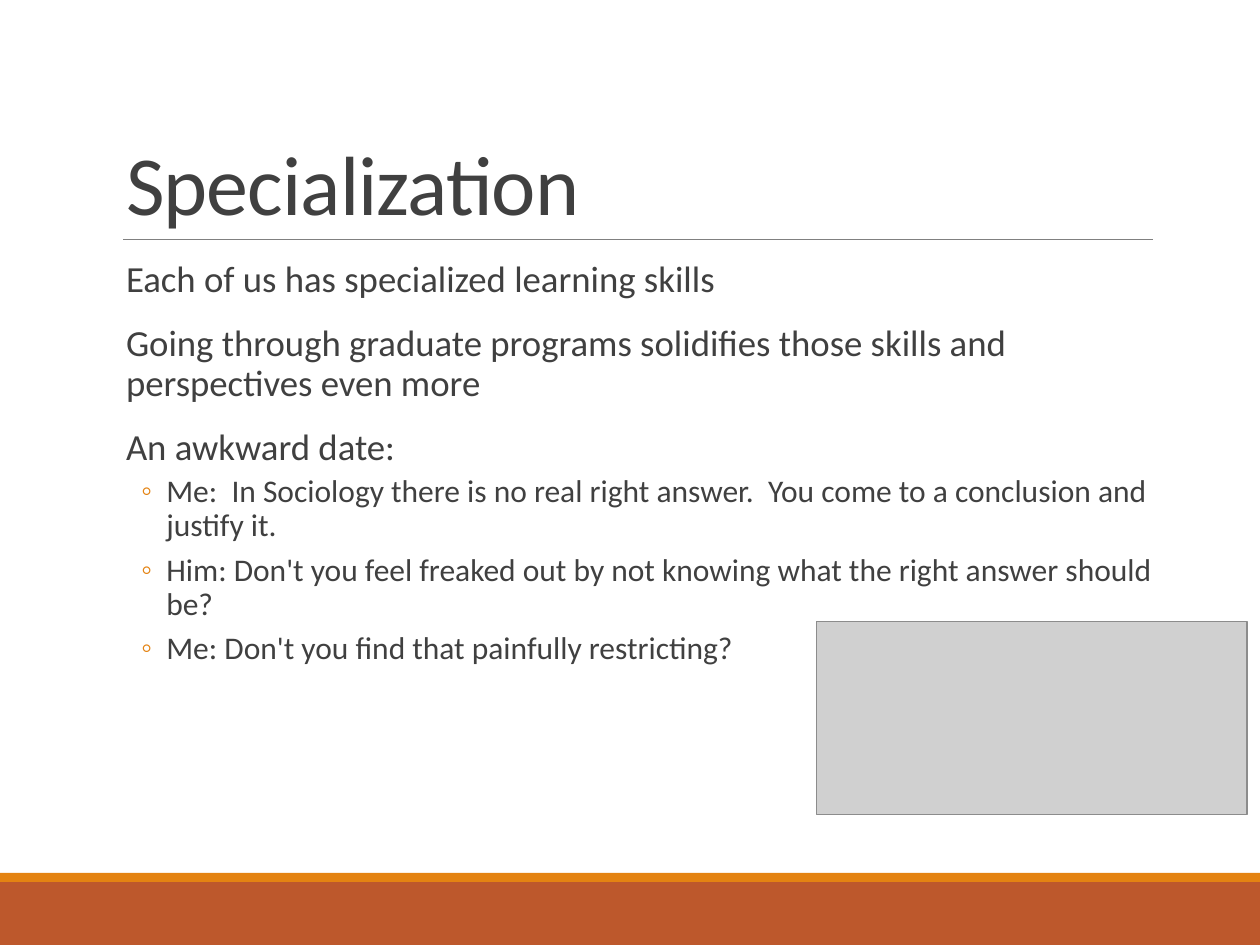
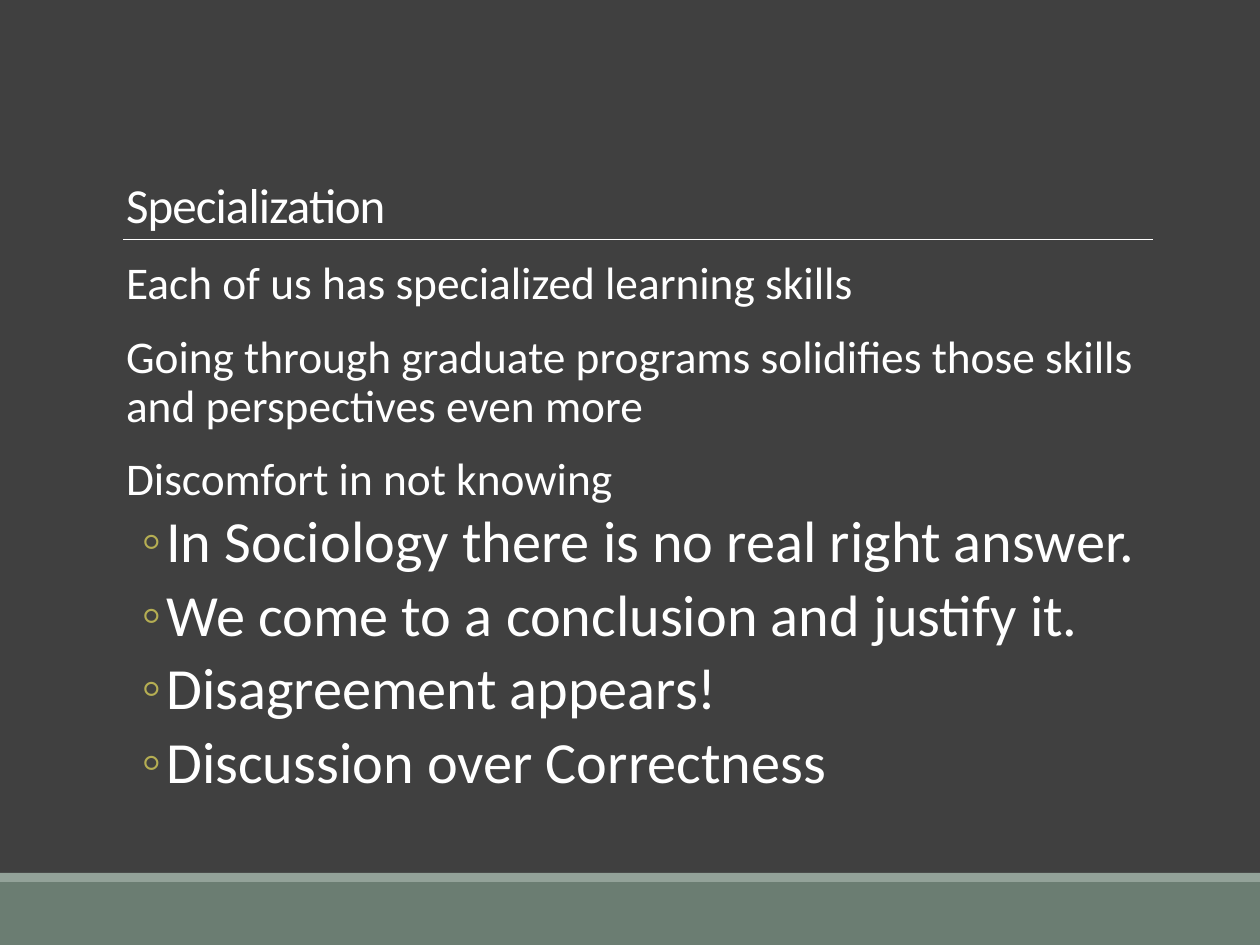
Before and after one commit to elliewix/IS-452-Spring2019, a slide deck: slide 25 of SUMMER2018-Lectures/IS452Fall2017Week01.pptx (slide 23 before the commit). Drawn at 1260x945 pixels with LibreOffice and Linux fonts; fonts in the diff are those of the drawing; grey boxes stand for pictures. Boxes give left, top, right and bottom in pixels: in the first picture for what was removed or moved away, otherwise in the second. Text is boxed around its words. In the diff, an @@ line names an element or a change of style, - is before the commit and + after.

```diff
--- a/SUMMER2018-Lectures/IS452Fall2017Week01.pptx
+++ b/SUMMER2018-Lectures/IS452Fall2017Week01.pptx
@@ background #FFFFFF to #404040 @@
@@ title "Specialization" at (126, 189, 385, 231): size 48 to 28 pt, text colour #404040 to #FFFFFF @@
@@ line (123, 239) - (1153, 239): stroke #808080 0.5 pt to #FFFFFF 0.5 pt @@
@@ text at (126, 267, 1132, 430): size 21 to 25.9 pt, text colour #404040 to #FFFFFF in "Each of us has specialized learning skills", "Going through graduate programs solidifies those skills ..."; bullet colour #E48312 to #B5AE53 @@
@@ text at (126, 463, 1135, 784): text changed; size 18 to 33.3 pt; text colour #404040 to #FFFFFF @@
-  An awkward date:
-  ◦ Me: In Sociology there is no real right answer. You come to a conclusion and justify it.
-  ◦ Him: Don't you feel freaked out by not knowing what the right answer should be?
-  ◦ Me: Don't you find that painfully restricting?
+  Discomfort in not knowing
+  ◦ In Sociology there is no real right answer.
+  ◦ We come to a conclusion and justify it.
+  ◦ Disagreement appears!
+  ◦ Discussion over Correctness
@@ picture removed at (816, 621, 1247, 814) @@
@@ rectangle at (0, 882, 1260, 945): fill #BD582C to #6B7D72 @@
@@ rectangle at (0, 873, 1260, 882): fill #E48312 to #93A299 @@
```
Also in this commit, not shown: 41 other slides changed, 2 slides added, 1 other file.
